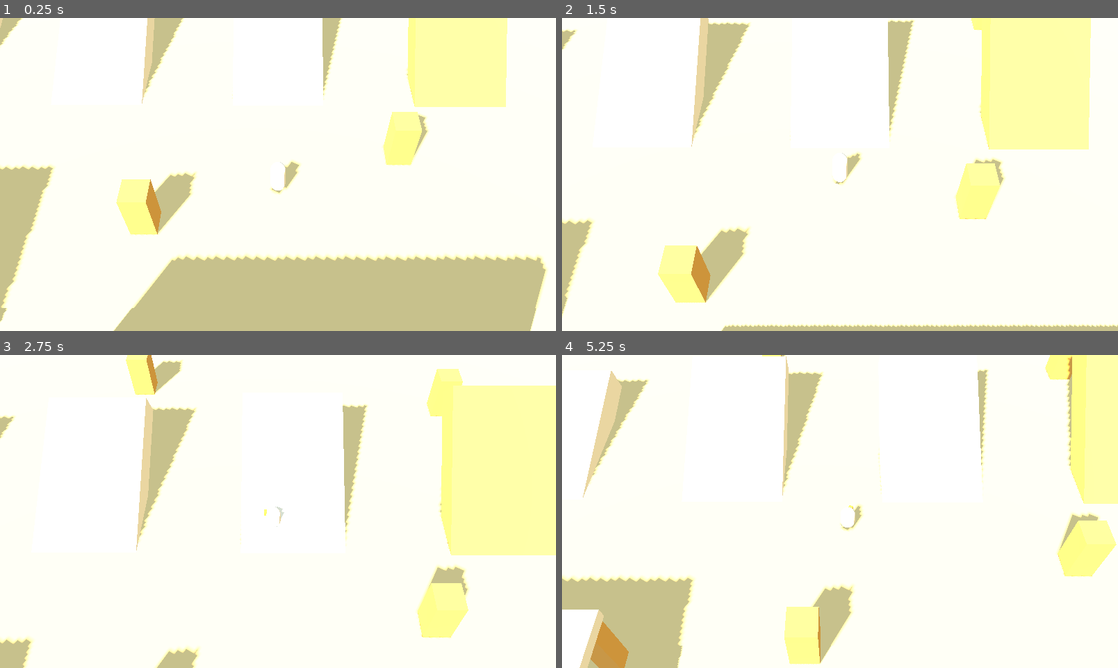
Above: before the commit, frames 1-4 (two rows, left to right).
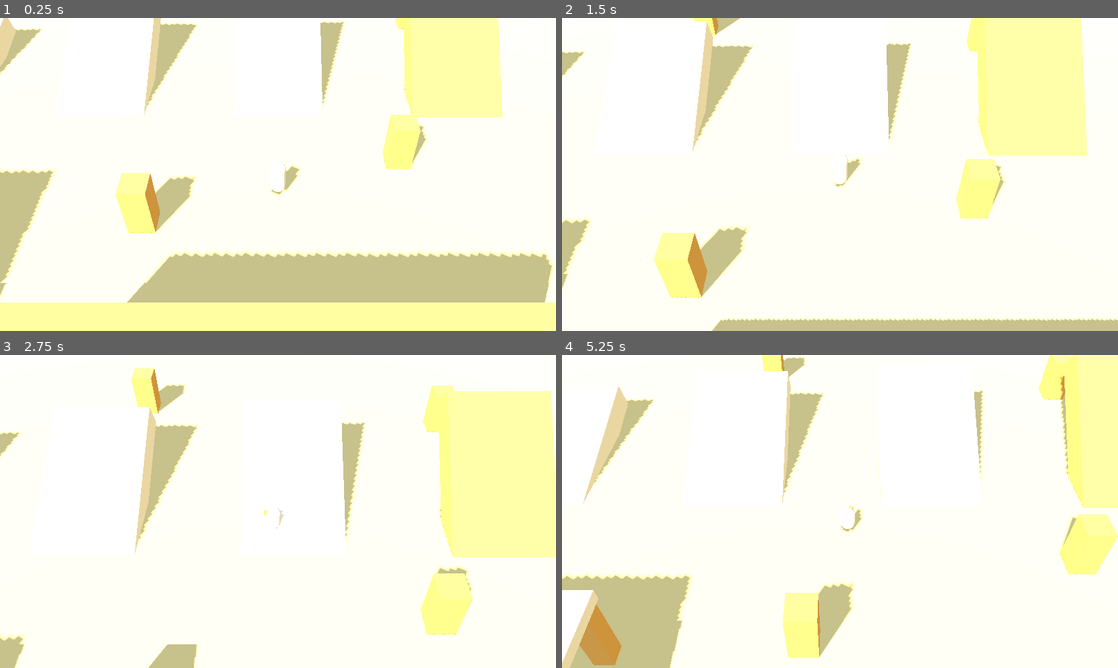
Above: after the commit, the same moments.

Repository: jmelvin92/shaiba
Game: Godot game, scene res://scenes/world/graybox.tscn
Same seed, same stepped clock (60 frames per second), same inputs: the game is played once before the commit and once after it. This scene is started directly instead of the project's main scene.
Inputs (mouse positions are in pixels of both pictures, inside the frame that each line leads up to):
- Up to frame 1 (0.25 s): no input
- Up to frame 2 (1.5 s): move the mouse to (812, 237) at 0.52 s; hold Mouse wheel up (camera_zoom_in) 0.53-1.28 s; hold W (move_up) from 0.53 s (still down); tap Space (jump) at 0.77 s; move the mouse to (1006, 221) at 1.27 s; tap Mouse wheel down (camera_zoom_out) at 1.35 s
- Up to frame 3 (2.75 s): tap Space (jump) at 1.52 s; move the mouse to (111, 464) at 2.02 s; release W (move_up) at 2.03 s; hold A (move_left) from 2.03 s (still down); hold Ctrl (crouch) from 2.03 s (still down)
- Up to frame 4 (5.25 s): move the mouse to (867, 511) at 2.77 s; release Ctrl (crouch) at 2.78 s; tap Shift (sprint) at 2.85 s; tap Space (jump) at 3.02, 3.77, 4.52 s; move the mouse to (756, 433) at 3.52 s; release A (move_left) at 3.53 s; hold S (move_down) 3.53-4.28 s; hold Mouse wheel up (camera_zoom_in) 3.53-4.28 s; move the mouse to (962, 495) at 4.27 s; hold D (move_right) 4.28-5.03 s; tap Mouse wheel down (camera_zoom_out) at 4.35 s; move the mouse to (728, 527) at 5.02 s; hold W (move_up) from 5.03 s (still down); hold Ctrl (crouch) from 5.03 s (still down)

The runs differ from the first frame. In frame 1, 16% of the frame differs, in the area x 0-100%, y 0-100%; in frame 2, 7.6%; in frame 3, 5.4%; in frame 4, 8.2%.

Commit message:
Lower camera pitch to 45 degrees for a more cinematic angle
Compared 52/45/40 from the same graybox spawn; 45 shows wall and ledge
faces without leaving the top-down diorama framing. Occluder fading
re-verified at the new angle. Playtested and approved by Joshua.

Co-Authored-By: Claude Fable 5 <noreply@anthropic.com>

Diff:
--- a/scenes/camera/camera_rig.gd
+++ b/scenes/camera/camera_rig.gd
@@ -2,7 +2,7 @@
 extends Node3D
 ## Angled top-down ("diorama") camera rig.
 ##
-## Perspective camera, pitched ~52° down with a narrow FOV — see the fixed
+## Perspective camera, pitched ~45° down with a narrow FOV — see the fixed
 ## decision in docs/DECISIONS.md. The rig follows a target position with
 ## damping and zooms on the scroll wheel between clamps. It deliberately does
 ## NOT move to avoid geometry: anything blocking the view is faded instead, by
@@ -27,7 +27,7 @@
 
 @export_group("Framing")
 ## Downward pitch in degrees, from horizontal.
-@export_range(20.0, 80.0, 0.5) var pitch_degrees: float = 52.0:
+@export_range(20.0, 80.0, 0.5) var pitch_degrees: float = 45.0:
 	set = set_pitch_degrees
 ## Rotation of the rig around the world Y axis, degrees.
 @export_range(0.0, 360.0, 45.0) var yaw_degrees: float = 0.0:
--- a/scenes/camera/camera_rig.tscn
+++ b/scenes/camera/camera_rig.tscn
@@ -9,7 +9,7 @@
 [node name="YawPivot" type="Node3D" parent="."]
 
 [node name="PitchPivot" type="Node3D" parent="YawPivot"]
-transform = Transform3D(1, 0, 0, 0, 0.615661, 0.788011, 0, -0.788011, 0.615661, 0, 0, 0)
+transform = Transform3D(1, 0, 0, 0, 0.707107, 0.707107, 0, -0.707107, 0.707107, 0, 0, 0)
 
 [node name="Camera3D" type="Camera3D" parent="YawPivot/PitchPivot"]
 transform = Transform3D(1, 0, 0, 0, 1, 0, 0, 0, 1, 0, 0, 23)
Not shown, changed: PLAN.md
Not shown, changed: docs/DECISIONS.md
